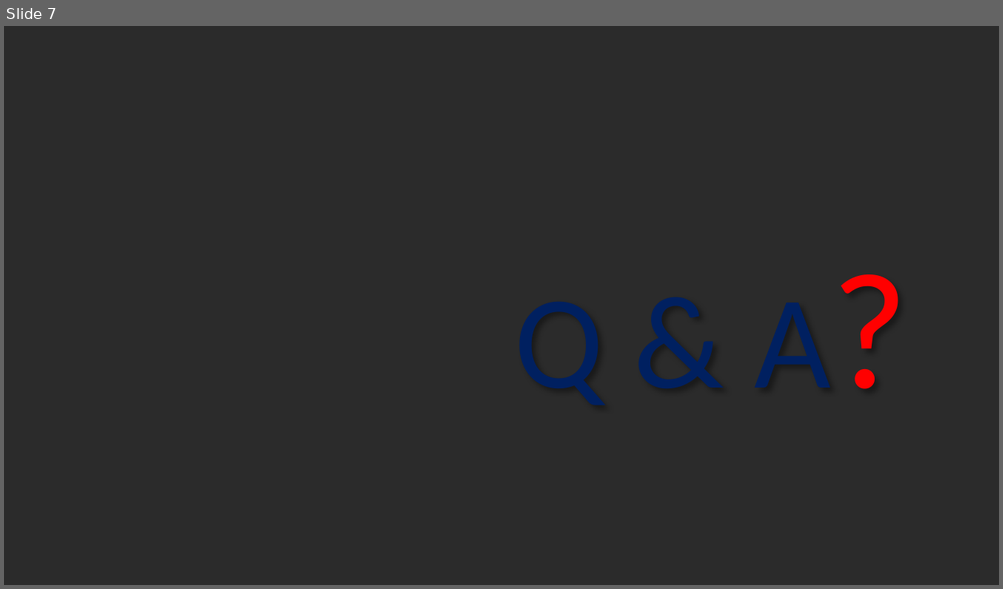
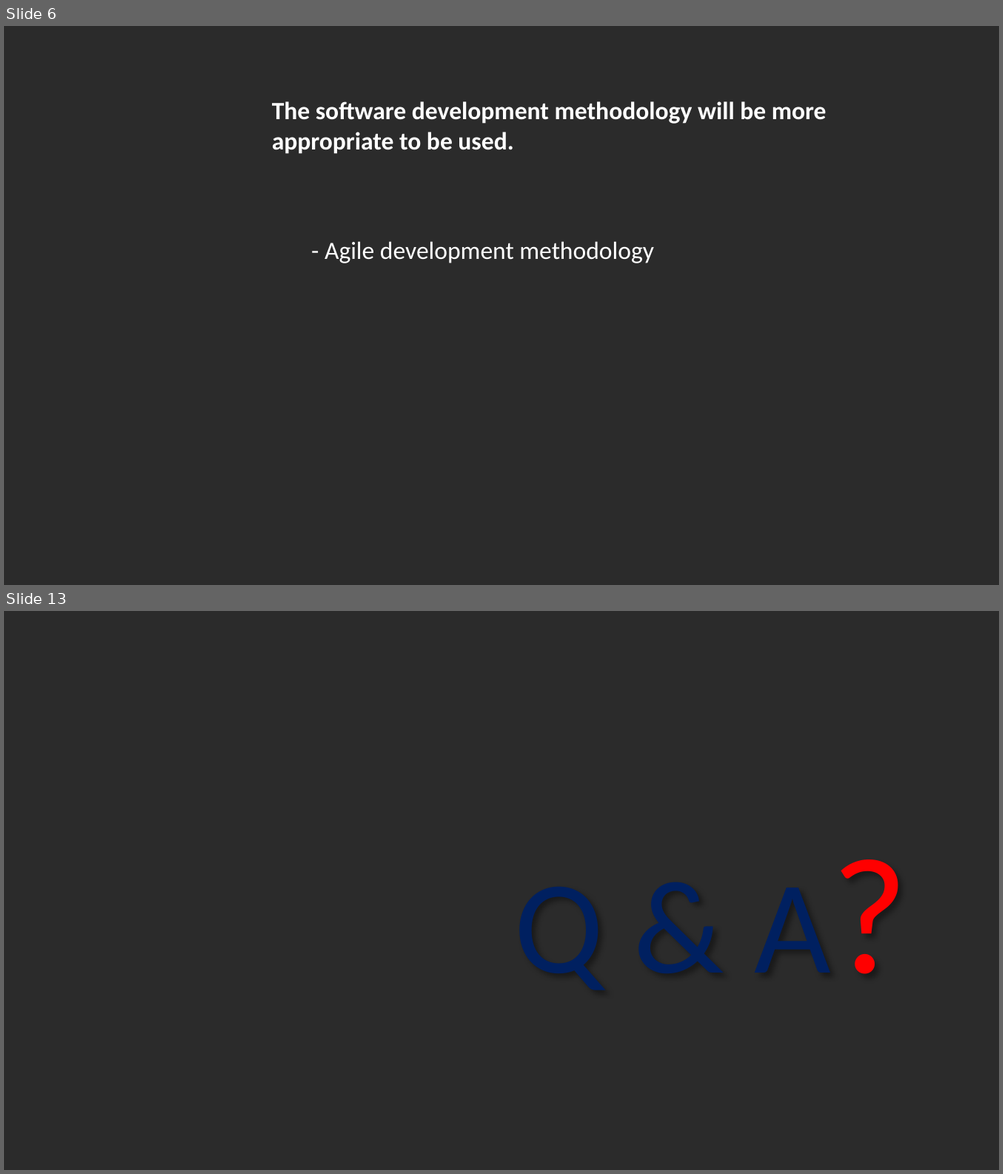
Before and after one commit to anoxtovo/docc, a slide deck: Doctor Channeling edited.pptx. Shown one above the other, each under a label of ours: slide 7 before the commit, slides 6 and 13 after it; the slides between them are not shown. The pictures are 1003x589 and 1003x1174 pixels, drawn with LibreOffice and Linux fonts; fonts in the diff are those of the drawing; background and template pictures are left out; a plain dark background stands for a picture behind light text. Boxes give left, top, right and bottom in pixels: in the first picture for what was removed or moved away, otherwise in the second. Text is boxed around its words. In the diff, an @@ line names an element or a change of style, - is before the commit and + after.

```diff
--- a/Doctor Channeling edited.pptx
+++ b/Doctor Channeling edited.pptx
@@ slide 6 added at <box>4,26,999,585</box>, background picture (left out) @@
@@ text added at <box>272,101,826,154</box>, 18 pt, text #FFFFFF, bold @@
+The software development methodology will be more
+appropriate to be used.
@@ text added at <box>324,241,654,264</box>, 18 pt, text #FFFFFF @@
+- Agile development methodology
@@ what was slide 7 is now slide 13 @@
```
Also in this commit, not shown: 1 slide changed, 7 other slides added, 2 slides removed, 4 other files.
